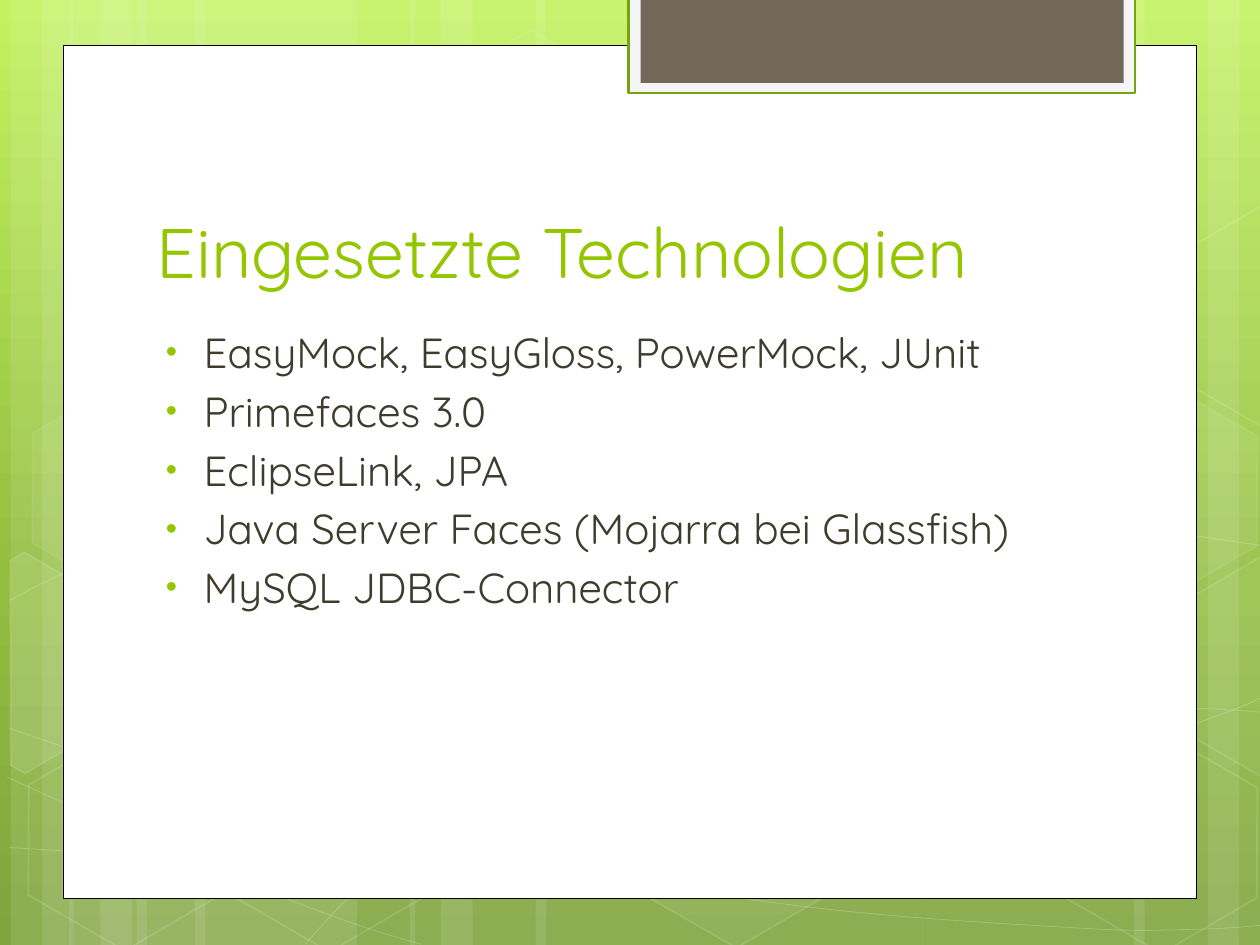
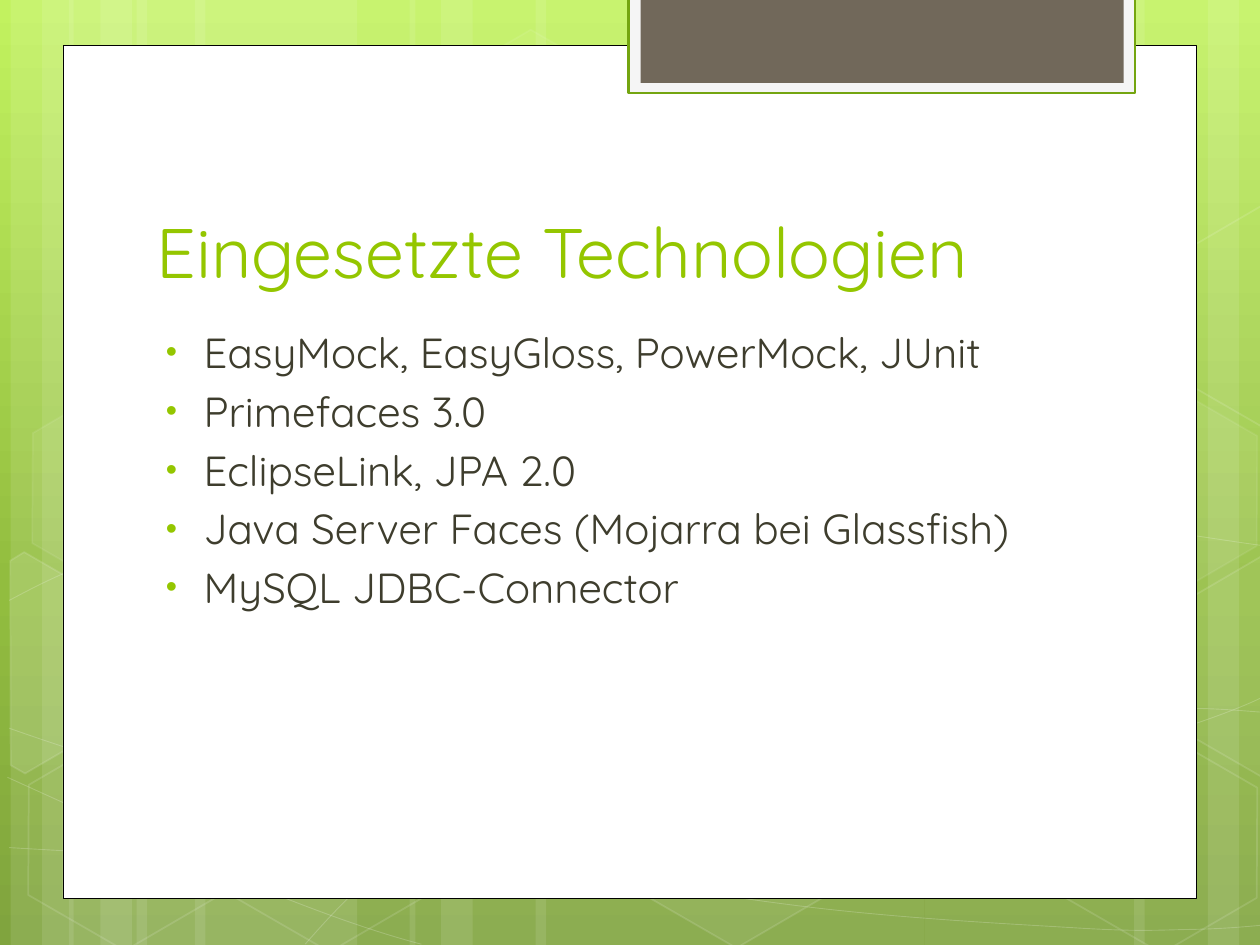
Before and after one commit to Yserz/Auto-B-Day, a slide deck: slide 7 of projectmanagement/presentations/3_Auto-B-Day_Endpraesentation.pptx (slide 14 before the commit). Drawn at 1260x945 pixels with LibreOffice and Linux fonts; fonts in the diff are those of the drawing. Boxes give left, top, right and bottom in pixels: in the first picture for what was removed or moved away, otherwise in the second. Text is boxed around its words. In the diff, an @@ line names an element or a change of style, - is before the commit and + after.

```diff
--- a/projectmanagement/presentations/3_Auto-B-Day_Endpraesentation.pptx
+++ b/projectmanagement/presentations/3_Auto-B-Day_Endpraesentation.pptx
@@ text at bbox=[204, 455, 576, 495]: text changed @@
-• EclipseLink, JPA
+• EclipseLink, JPA 2.0
```
Also in this commit, not shown: 4 other slides changed, 1 slide removed, 2 other files.
